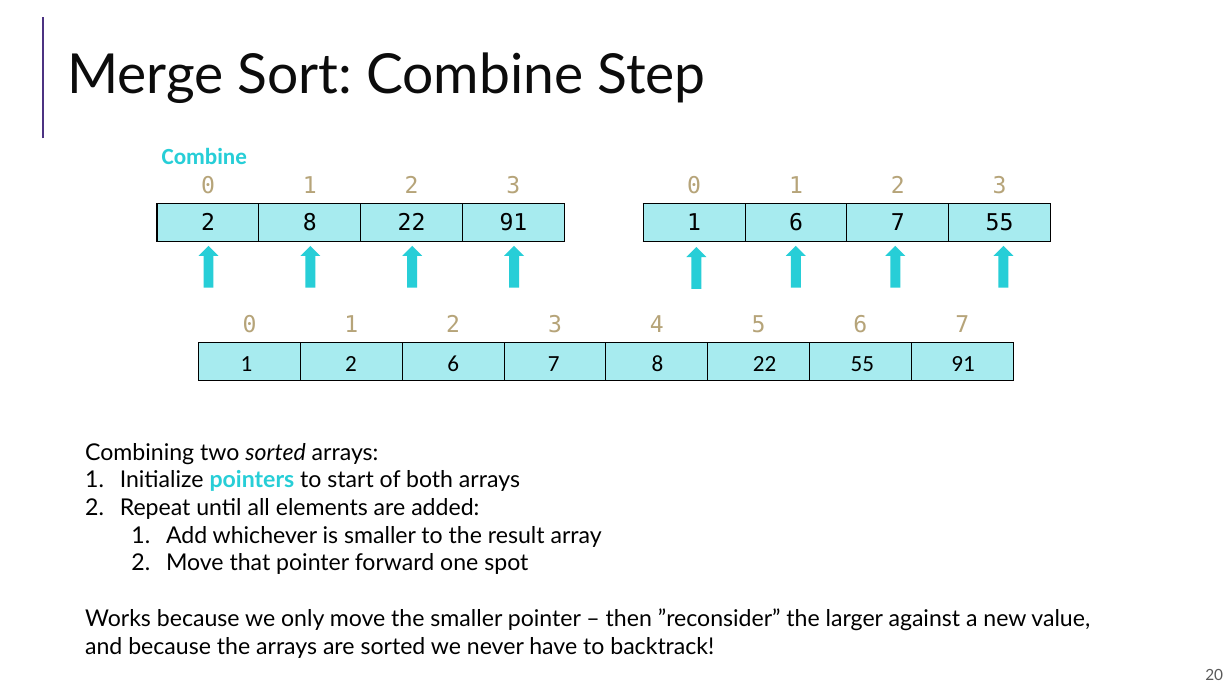
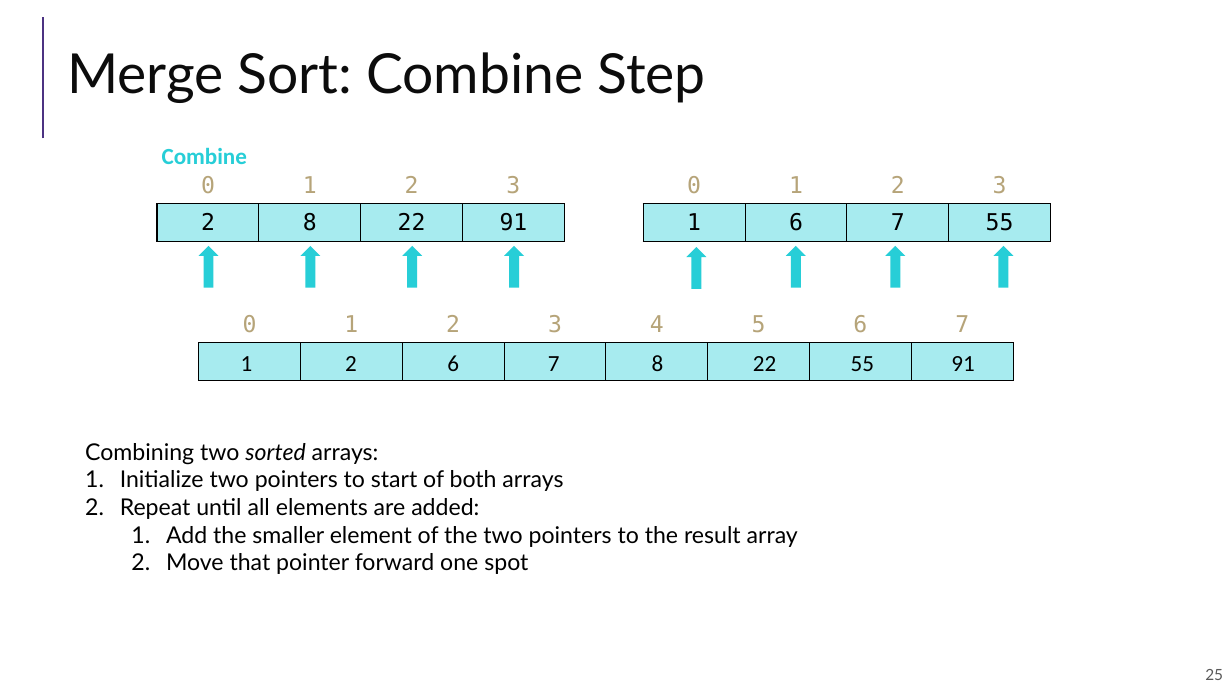
Before and after one commit to guhofstra/CSC111Fa25, a slide deck: slide 25 of PPTs/Lecture XX_Sorting.pptx (slide 20 before the commit). Drawn at 1232x693 pixels with LibreOffice and Linux fonts; fonts in the diff are those of the drawing. Boxes give left, top, right and bottom in pixels: in the first picture for what was removed or moved away, otherwise in the second. Text is boxed around its words. In the diff, an @@ line names an element or a change of style, - is before the commit and + after.

```diff
--- a/PPTs/Lecture XX_Sorting.pptx
+++ b/PPTs/Lecture XX_Sorting.pptx
@@ text at [120, 470, 563, 491]: text changed @@
-1. Initialize pointers to start of both arrays
+1. Initialize two pointers to start of both arrays
@@ text at [166, 526, 798, 547]: text changed @@
-  1. Add whichever is smaller to the result array
+  1. Add the smaller element of the two pointers to the result array
@@ text at [85, 608, 1090, 658]: paragraph removed @@
-Works because we only move the smaller pointer – then ”reconsider” the larger against a new value, and because the arrays are sorted we never have to backtrack!
@@ page number at [1205, 669, 1223, 680]: text changed @@
-20
+25
```
Also in this commit, not shown: 12 other slides changed, 8 slides added, 3 slides removed, 53 other files.
